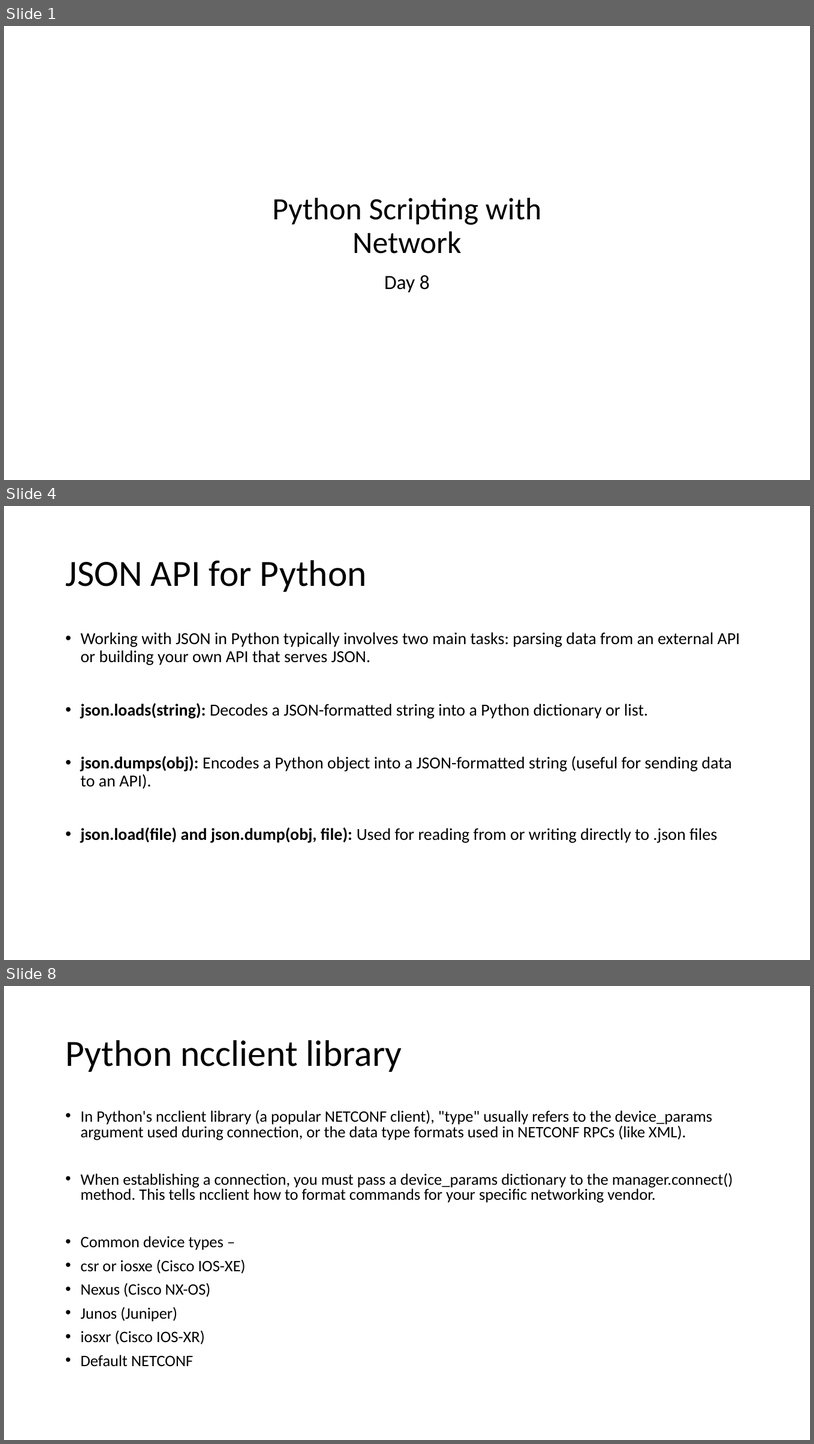
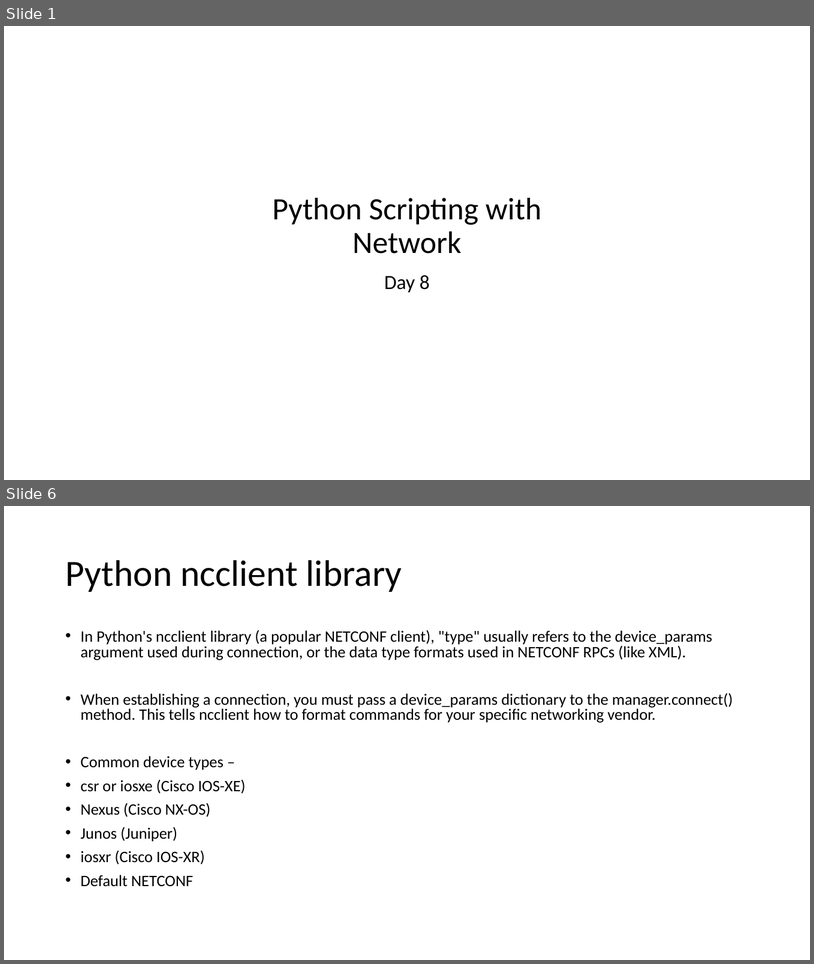
Before and after one commit to imcuteani/Python-Network-Automation, a slide deck: Slides/Day-8/Python Scripting for Networking - Day 8.pptx. Shown one above the other, each under a label of ours: slides 1, 4 and 8 before the commit, slides 1 and 6 after it; the slides between them are not shown. The pictures are 814x1444 and 814x964 pixels, drawn with LibreOffice and Linux fonts; fonts in the diff are those of the drawing; background and template pictures are left out. Boxes give left, top, right and bottom in pixels: in the first picture for what was removed or moved away, otherwise in the second. Text is boxed around its words. In the diff, an @@ line names an element or a change of style, - is before the commit and + after.

```diff
--- a/Slides/Day-8/Python Scripting for Networking - Day 8.pptx
+++ b/Slides/Day-8/Python Scripting for Networking - Day 8.pptx
@@ slide 4 removed at <box>4,506,810,960</box>, background #FFFFFF @@
@@ title removed at <box>65,560,367,592</box> @@
-JSON API for Python
@@ text removed at <box>81,632,741,843</box> @@
-• Working with JSON in Python typically involves two main tasks: parsing data from an external API or building your own API that serves JSON.
-• json.loads(string): Decodes a JSON-formatted string into a Python dictionary or list.
-• json.dumps(obj): Encodes a Python object into a JSON-formatted string (useful for sending data to an API).
-• json.load(file) and json.dump(obj, file): Used for reading from or writing directly to .json files
@@ what was slide 8 is now slide 6 @@
```
Also in this commit, not shown: 1 slide changed, 3 slides added, 4 other slides removed, 1 other file.
